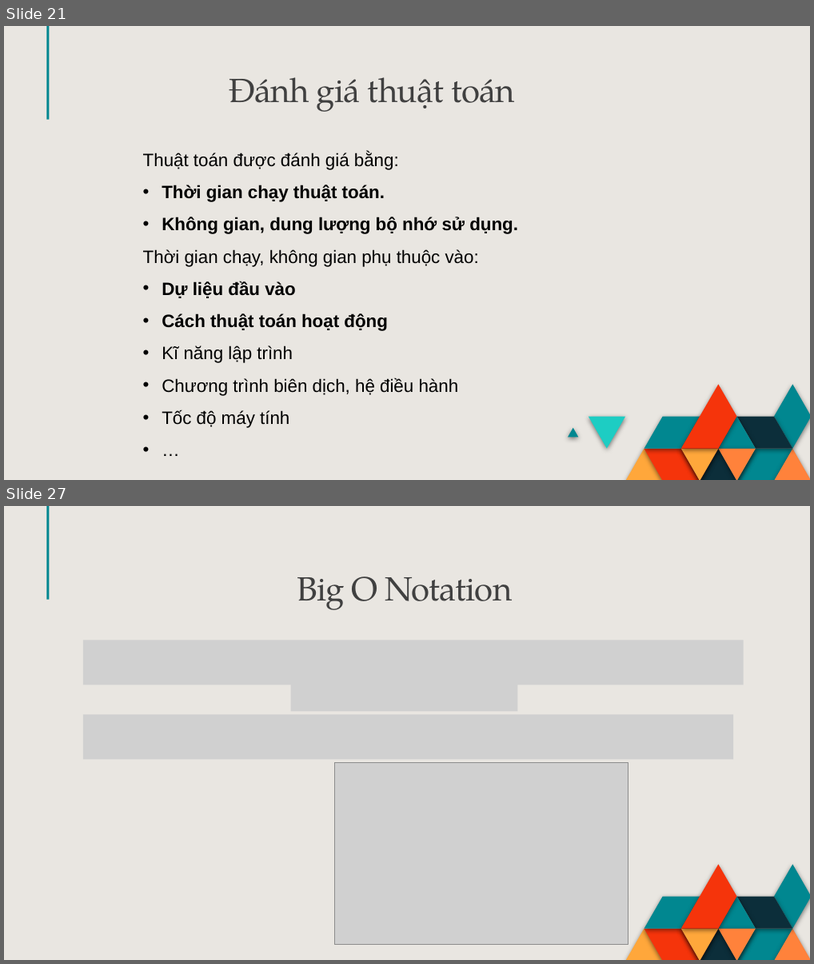
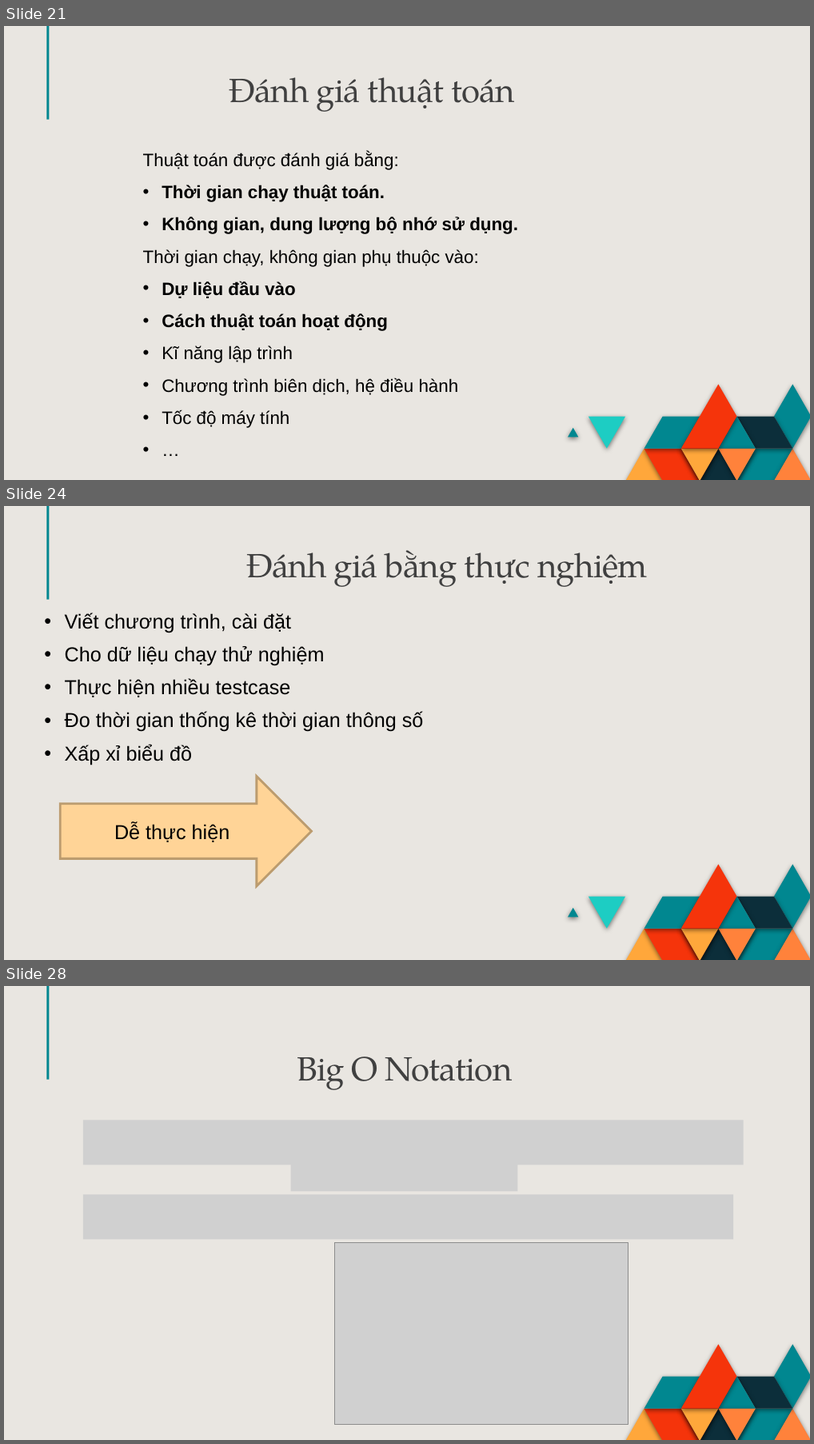
Before and after one commit to phutaekwondo/CS112.L21.N14_Phan-tich-do-phuc-tap-thuat-toan, a slide deck: slide-do-phuc-tap.pptx. Shown one above the other, each under a label of ours: slides 21 and 27 before the commit, slides 21, 24 and 28 after it; the slides between them are not shown. The pictures are 814x964 and 814x1444 pixels, drawn with LibreOffice and Linux fonts; fonts in the diff are those of the drawing; grey boxes stand for pictures. Boxes give left, top, right and bottom in pixels: in the first picture for what was removed or moved away, otherwise in the second. Text is boxed around its words. In the diff, an @@ line names an element or a change of style, - is before the commit and + after.

```diff
--- a/slide-do-phuc-tap.pptx
+++ b/slide-do-phuc-tap.pptx
@@ slide 24 added at box(4, 506, 810, 960), background #E9E6E1; not listed: 19 template elements that a slide beside it also shows @@
@@ title added at box(247, 550, 648, 587), 30 pt, text #404040 @@
+Đánh giá bằng thực nghiệm
@@ text added at box(65, 612, 424, 764), 18 pt, text #000000 @@
+• Viết chương trình, cài đặt
+• Cho dữ liệu chạy thử nghiệm
+• Thực hiện nhiều testcase
+• Đo thời gian thống kê thời gian thông số
+• Xấp xỉ biểu đồ
@@ right arrow added at box(61, 776, 312, 886), fill #FFD497, outline #BD9D70 2 pt, 18 pt, text #000000 @@
+Dễ thực hiện
@@ what was slide 27 is now slide 28 @@
```
Also in this commit, not shown: 5 slides changed, 1 other slide added, 1 slide removed.
